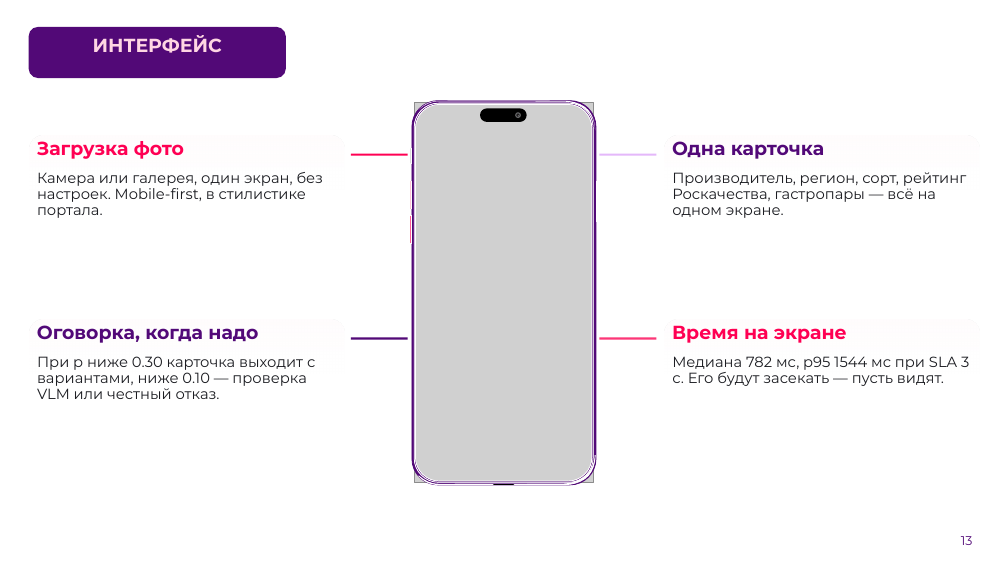
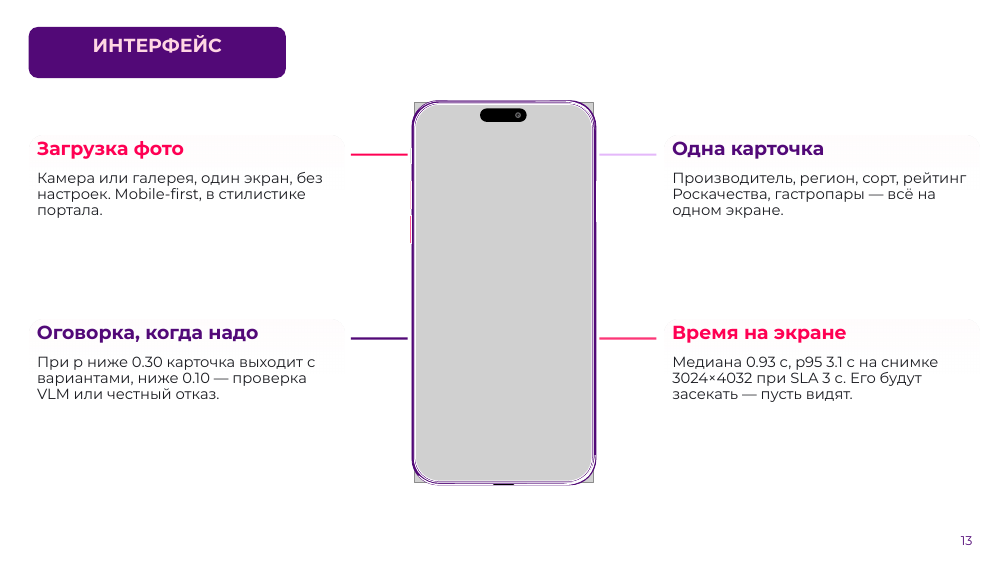
Before and after one commit to AlexGvr/rus_vines, a slide deck: slide 13 of ЛЦТ2026 Сканер российских вин.pptx. Drawn at 1008x567 pixels with LibreOffice and Linux fonts; fonts in the diff are those of the drawing; grey boxes stand for pictures; background and template pictures are left out. Boxes give left, top, right and bottom in pixels: in the first picture for what was removed or moved away, otherwise in the second. Text is boxed around its words. In the diff, an @@ line names an element or a change of style, - is before the commit and + after.

```diff
--- a/ЛЦТ2026 Сканер российских вин.pptx
+++ b/ЛЦТ2026 Сканер российских вин.pptx
@@ text at (672, 356, 938, 402): text changed @@
-Медиана 782 мс, p95 1544 мс при SLA 3 с. Его будут засекать — пусть видят.
+Медиана 0.93 с, p95 3.1 с на снимке 3024×4032 при SLA 3 с. Его будут засекать — пусть видят.
```
Also in this commit, not shown: 4 other slides changed, 2 other files.
